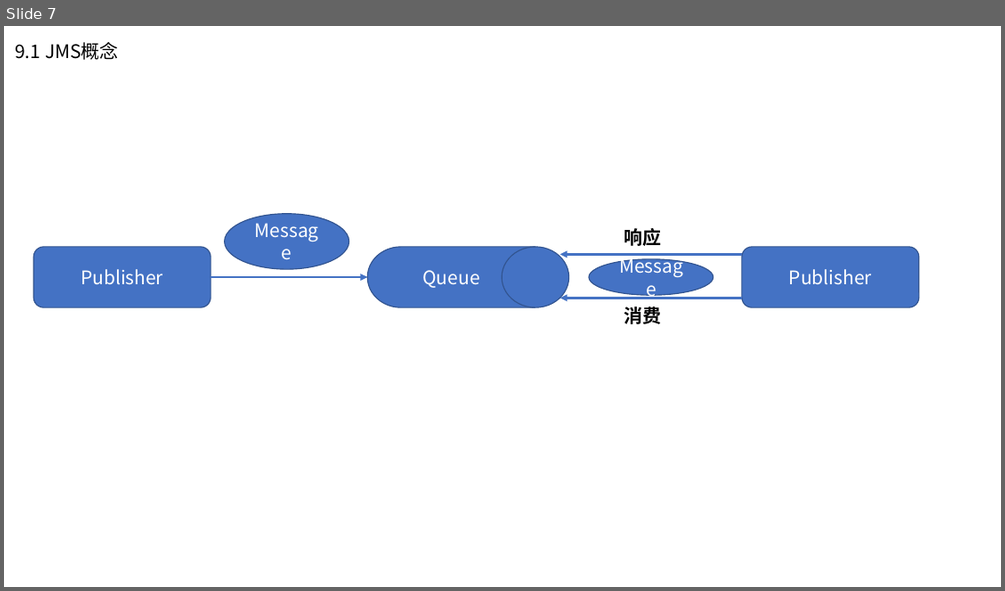
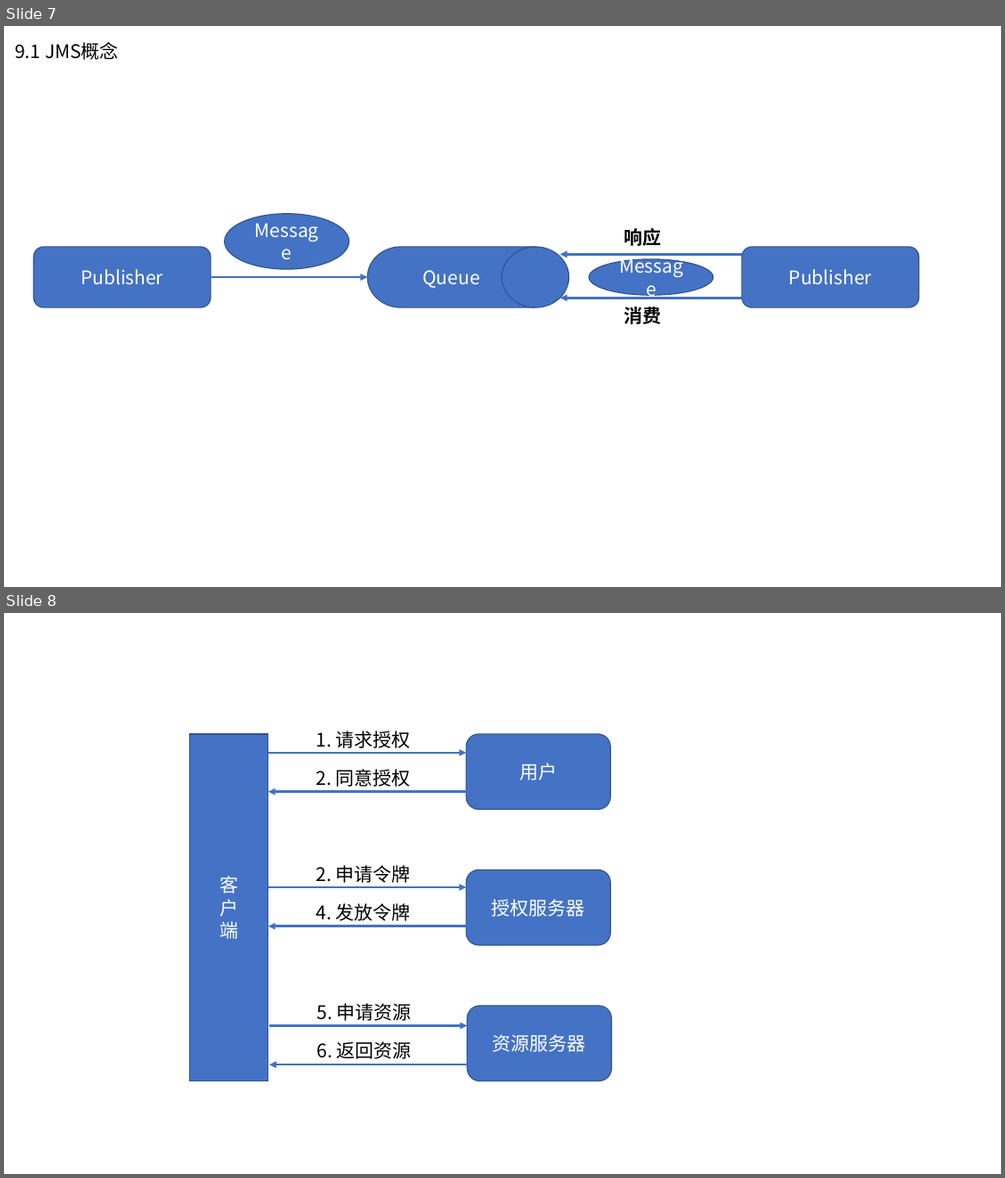
Before and after one commit to gyzhang/SpringBootCourse, a slide deck: 配套原图.pptx. Shown one above the other, each under a label of ours: slide 7 before the commit, slides 7 and 8 after it. The pictures are 1005x591 and 1005x1178 pixels, drawn with LibreOffice and Linux fonts; fonts in the diff are those of the drawing. Boxes give left, top, right and bottom in pixels: in the first picture for what was removed or moved away, otherwise in the second. Text is boxed around its words. In the diff, an @@ line names an element or a change of style, - is before the commit and + after.

```diff
--- a/配套原图.pptx
+++ b/配套原图.pptx
@@ slide 8 added at [4, 613, 1001, 1174], background #FFFFFF @@
@@ rectangle added at [190, 734, 268, 1081], fill #4472C4, outline #325491 1 pt, 18 pt, text #FFFFFF @@
+客
+户
+端
@@ text added at [316, 730, 411, 748], 18 pt, text #000000 @@
+1. 请求授权
@@ rounded rectangle added at [466, 734, 610, 810], fill #4472C4, outline #325491 1 pt, 18 pt, text #FFFFFF @@
+用户
@@ arrow added from (268, 753) to (466, 753), #4472C4 2.25 pt @@
@@ text added at [316, 769, 411, 787], 18 pt, text #000000 @@
+2. 同意授权
@@ arrow added from (467, 792) to (268, 792), #4472C4 2.25 pt @@
@@ text added at [316, 865, 411, 883], 18 pt, text #000000 @@
+2. 申请令牌
@@ rounded rectangle added at [466, 869, 610, 945], fill #4472C4, outline #325491 1 pt, 18 pt, text #FFFFFF @@
+授权服务器
@@ arrow added from (268, 887) to (466, 887), #4472C4 2.25 pt @@
@@ text added at [316, 903, 411, 921], 18 pt, text #000000 @@
+4. 发放令牌
@@ arrow added from (467, 926) to (268, 926), #4472C4 2.25 pt @@
@@ text added at [317, 1003, 412, 1021], 18 pt, text #000000 @@
+5. 申请资源
@@ rounded rectangle added at [467, 1005, 611, 1081], fill #4472C4, outline #325491 1 pt, 18 pt, text #FFFFFF @@
+资源服务器
@@ arrow added from (269, 1026) to (467, 1026), #4472C4 2.25 pt @@
@@ arrow added from (469, 1064) to (269, 1064), #4472C4 2.25 pt @@
@@ text added at [317, 1041, 412, 1059], 18 pt, text #000000 @@
+6. 返回资源
```
Also in this commit, not shown: 4 other files.
